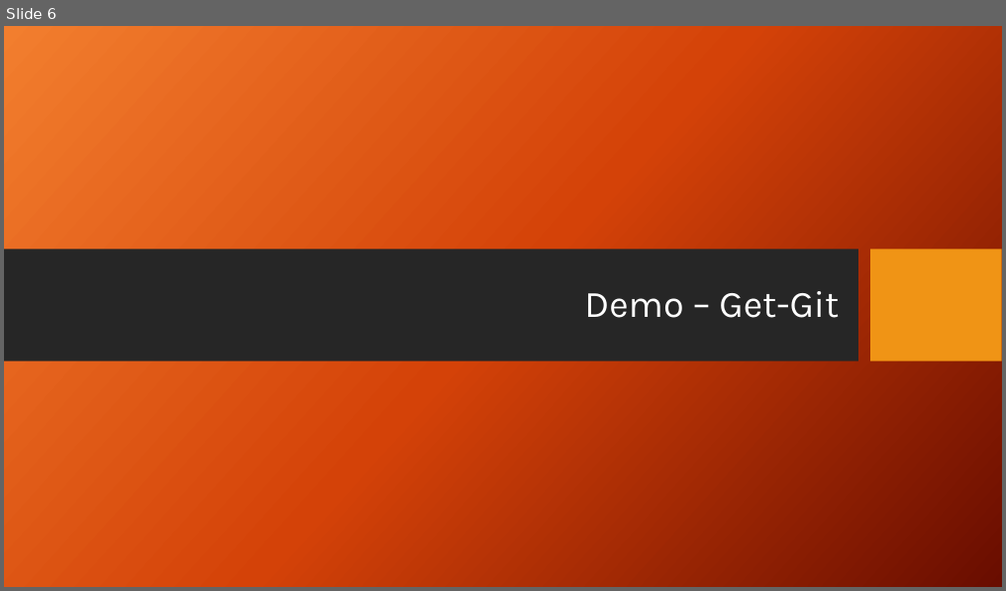
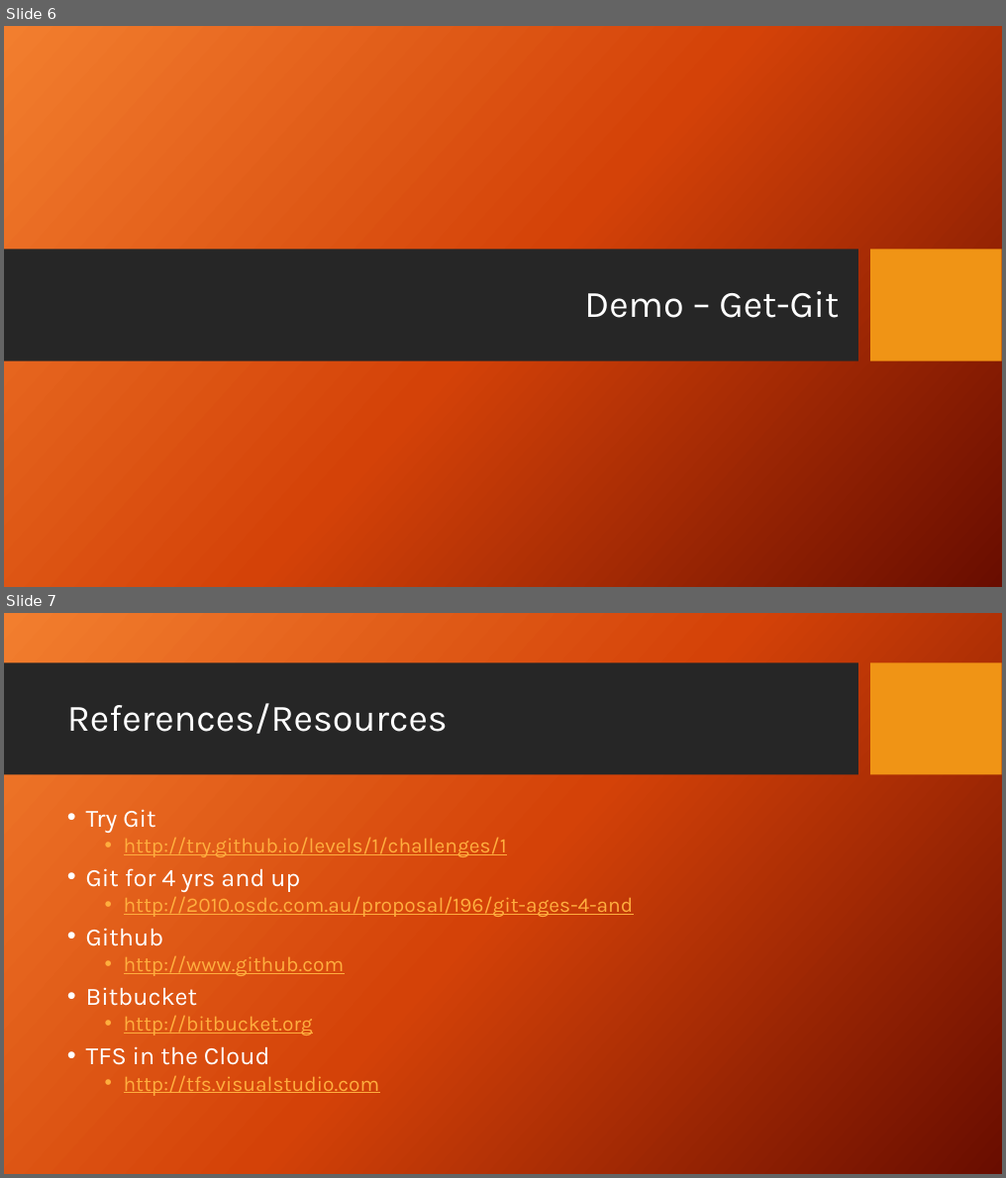
Before and after one commit to AndySchneiderDev-zz/PowerShellSummit, a slide deck: Source Control for IT Pros.pptx. Shown one above the other, each under a label of ours: slide 6 before the commit, slides 6 and 7 after it. The pictures are 1006x591 and 1006x1178 pixels, drawn with LibreOffice and Linux fonts; fonts in the diff are those of the drawing; background and template pictures are left out. Boxes give left, top, right and bottom in pixels: in the first picture for what was removed or moved away, otherwise in the second. Text is boxed around its words. In the diff, an @@ line names an element or a change of style, - is before the commit and + after.

Commit message:
Added resources

```diff
--- a/Source Control for IT Pros.pptx
+++ b/Source Control for IT Pros.pptx
@@ slide 7 added at (x1=4, y1=613, x2=1002, y2=1174), background picture (left out) @@
@@ rectangle added at (x1=4, y1=663, x2=858, y2=775), fill #262626 @@
@@ rectangle added at (x1=871, y1=663, x2=1002, y2=775), fill #F09415 @@
@@ title added at (x1=67, y1=703, x2=448, y2=734), 36 pt, text #FFFFFF @@
+References/Resources
@@ text added at (x1=86, y1=809, x2=634, y2=1096), 20 pt, text #FFAE3E, underline @@
+• Try Git
+  • http://try.github.io/levels/1/challenges/1
+• Git for 4 yrs and up
+  • http://2010.osdc.com.au/proposal/196/git-ages-4-and
+• Github
+  • http://www.github.com
+• Bitbucket
+  • http://bitbucket.org
+• TFS in the Cloud
+  • http://tfs.visualstudio.com
```
Also in this commit, not shown: 1 other file.
